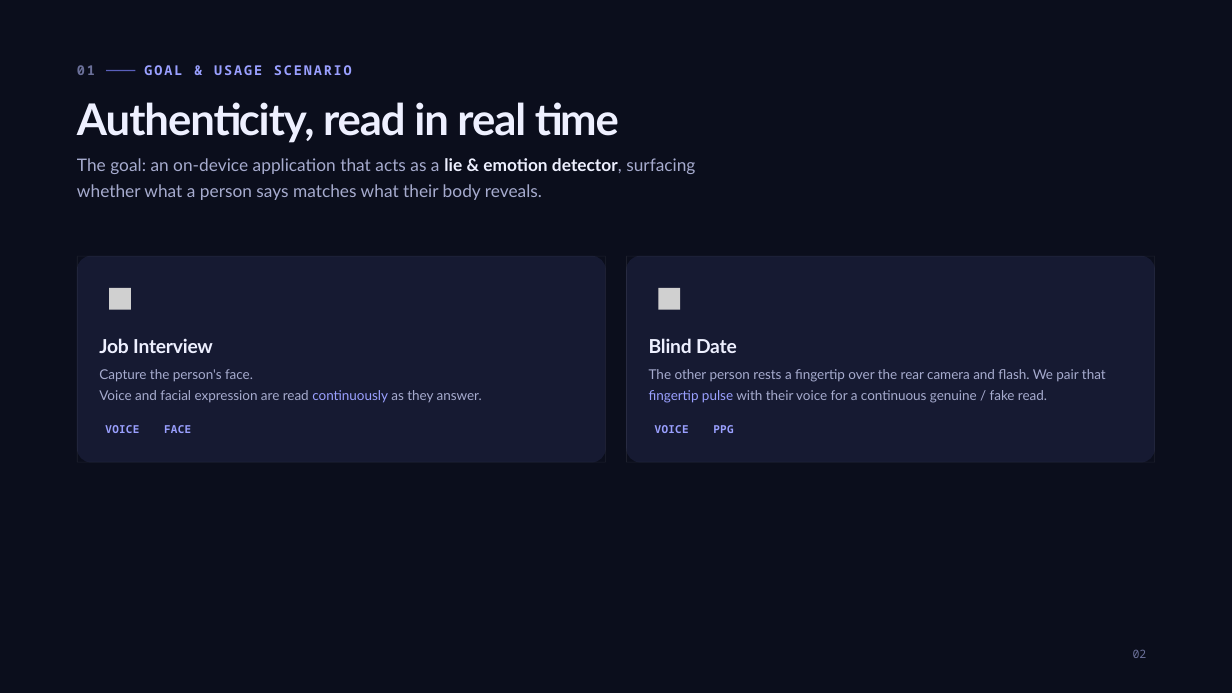
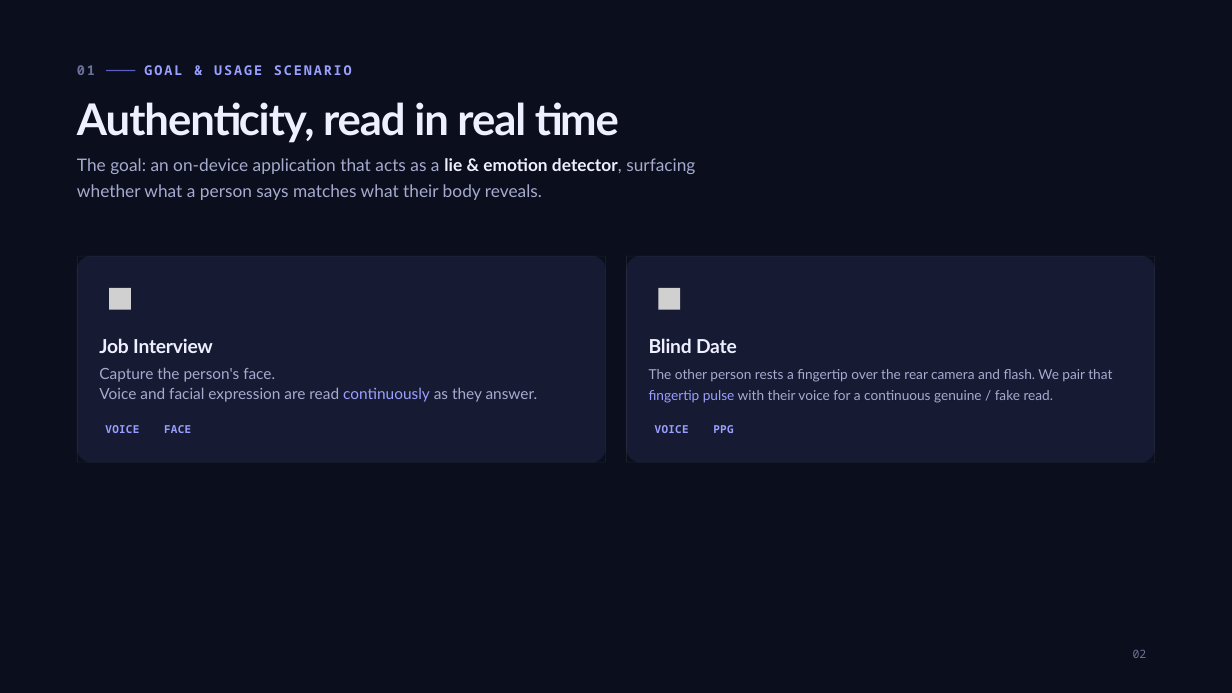
Before and after one commit to JunBye/MCA_Project, a slide deck: slide 2 of Emotion Detector Deck.pptx. Drawn at 1232x693 pixels with LibreOffice and Linux fonts; fonts in the diff are those of the drawing; grey boxes stand for pictures. Boxes give left, top, right and bottom in pixels: in the first picture for what was removed or moved away, otherwise in the second. Text is boxed around its words. In the diff, an @@ line names an element or a change of style, - is before the commit and + after.

```diff
--- a/Emotion Detector Deck.pptx
+++ b/Emotion Detector Deck.pptx
@@ text "Capture the person's face." at (x1=99, y1=367, x2=538, y2=402): size 15.8 to 18 pt @@
@@ text "The other person rests a ..." at (x1=649, y1=369, x2=1112, y2=403): size 15.8 to 16 pt @@
```
Also in this commit, not shown: 3 other slides changed, 1 slide added, 1 slide removed, 56 other files.
